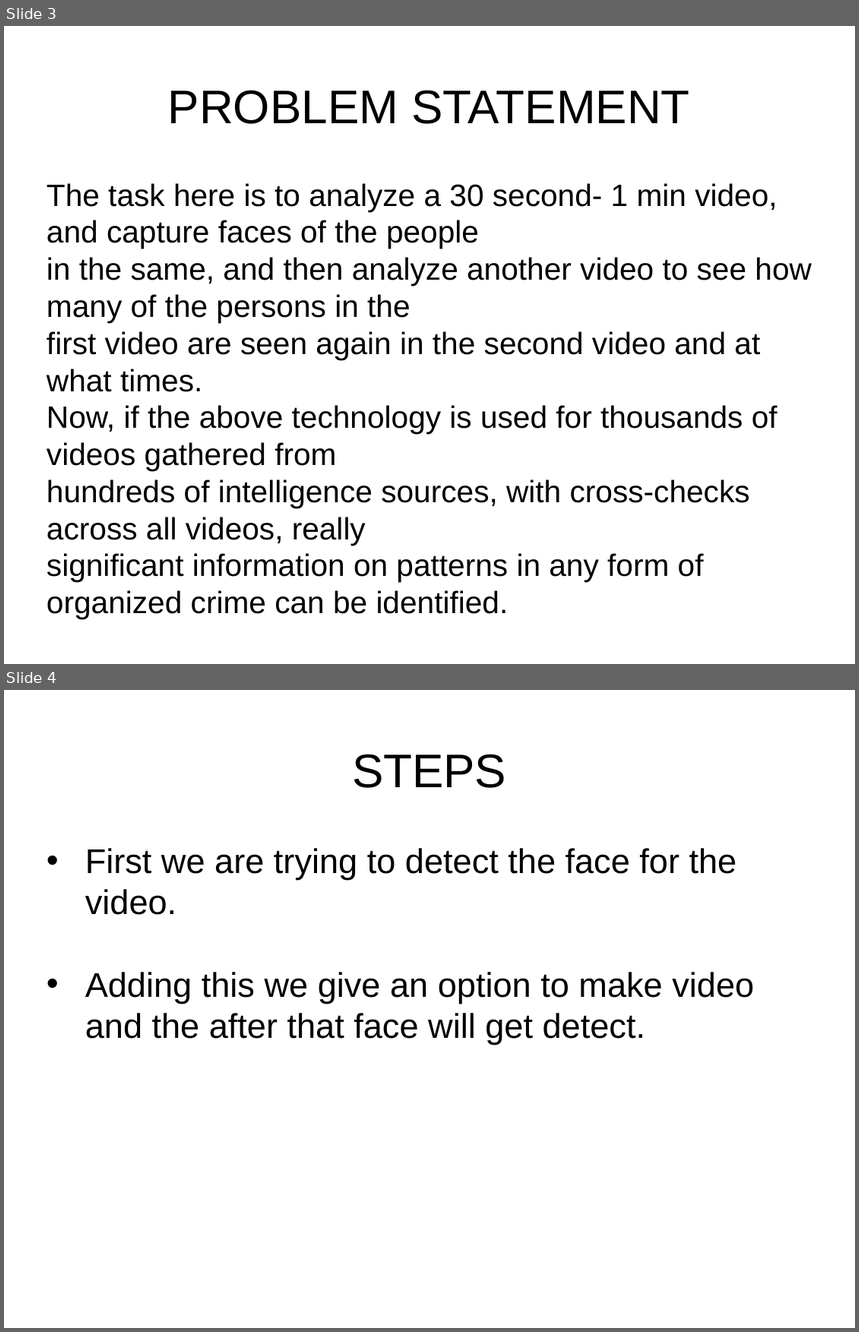
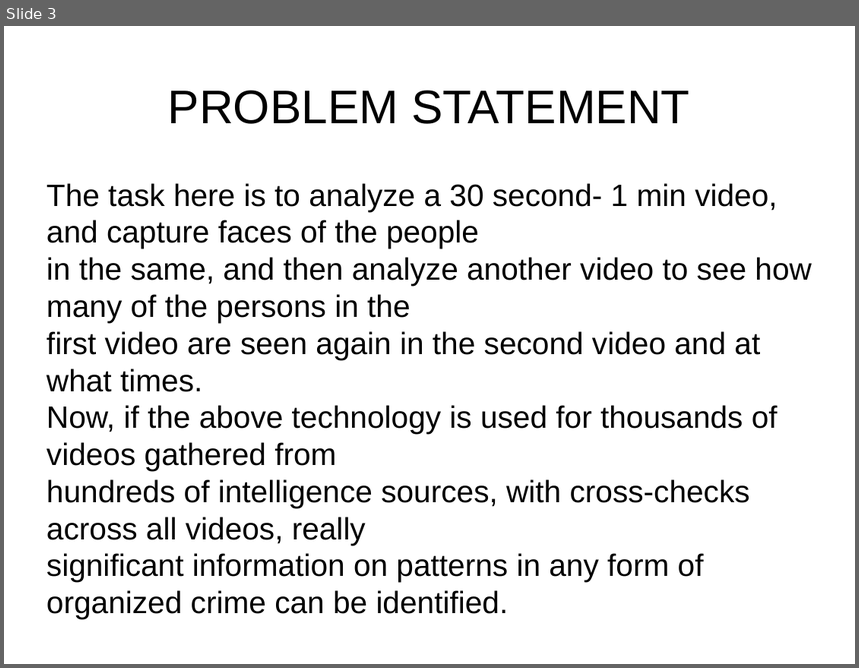
Before and after one commit to InternityFoundation/Code_Geas_3008, a slide deck: PPT.potx. Shown one above the other, each under a label of ours: slides 3 and 4 before the commit, slide 3 after it. The pictures are 859x1332 and 859x668 pixels, drawn with LibreOffice and Linux fonts; fonts in the diff are those of the drawing; background and template pictures are left out. Boxes give left, top, right and bottom in pixels: in the first picture for what was removed or moved away, otherwise in the second. Text is boxed around its words. In the diff, an @@ line names an element or a change of style, - is before the commit and + after.

```diff
--- a/PPT.potx
+++ b/PPT.potx
@@ slide 4 removed at (4, 690, 855, 1328), background #FFFFFF @@
@@ text removed at (352, 754, 506, 788) @@
-STEPS
@@ text removed at (85, 848, 754, 1045) @@
-• First we are trying to detect the face for the video.
-• Adding this we give an option to make video and the after that face will get detect.
```
Also in this commit, not shown: 2 slides added.
